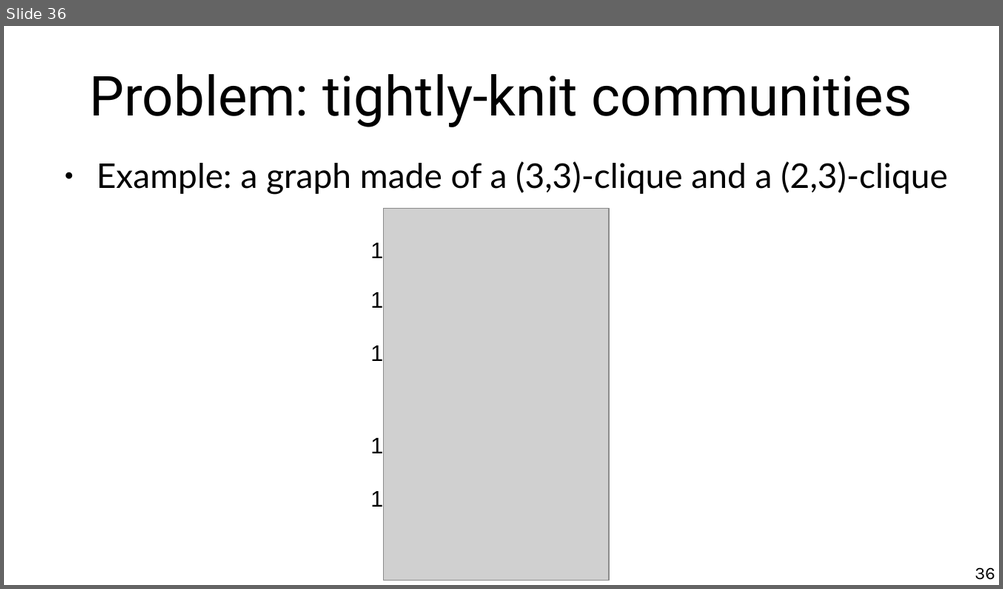
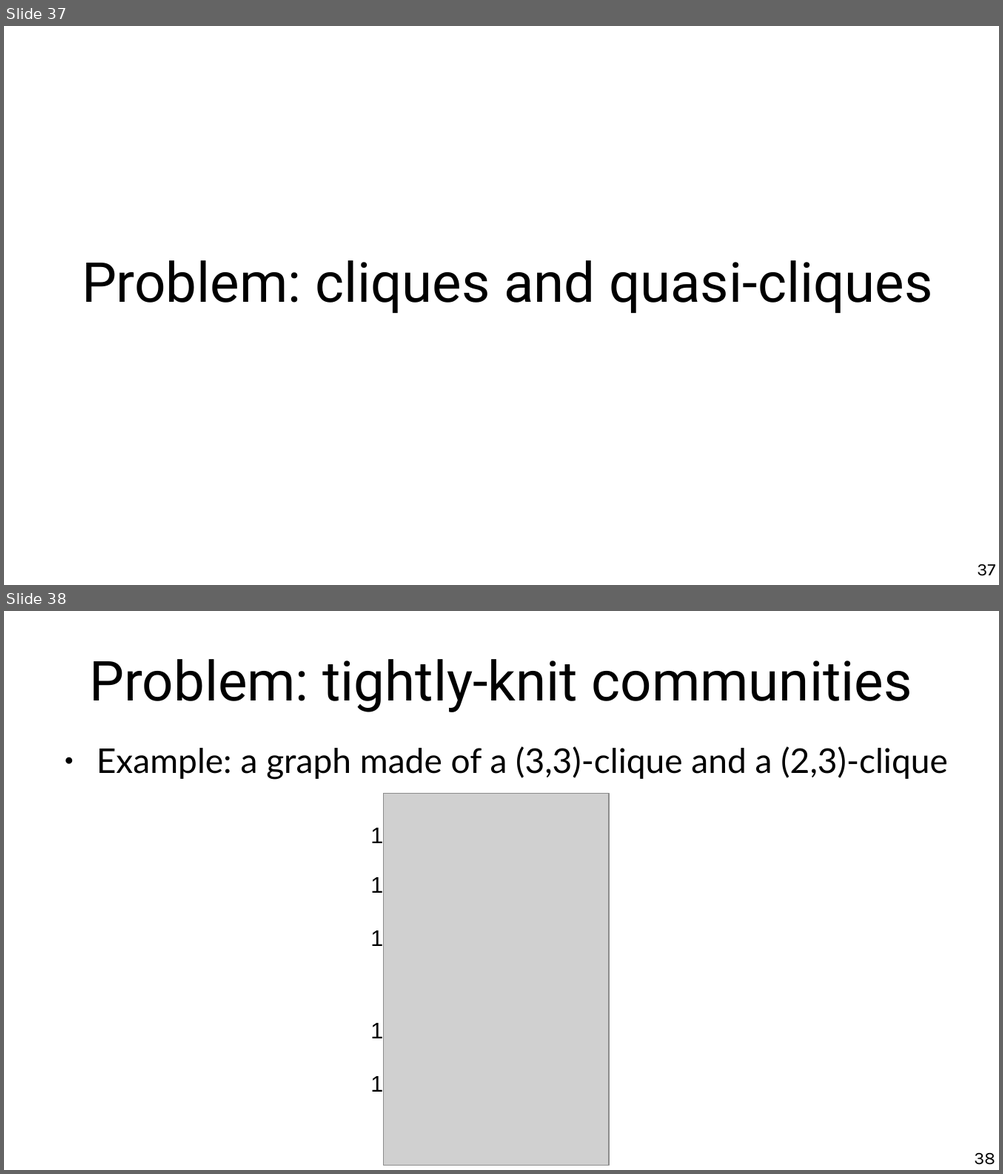
Before and after one commit to chatox/networks-science-course, a slide deck: theory/odp/tt08-hubs_authorities.odp. Shown one above the other, each under a label of ours: slide 36 before the commit, slides 37 and 38 after it. The pictures are 1003x589 and 1003x1174 pixels, drawn with LibreOffice and Linux fonts; fonts in the diff are those of the drawing; grey boxes stand for pictures. Boxes give left, top, right and bottom in pixels: in the first picture for what was removed or moved away, otherwise in the second. Text is boxed around its words. In the diff, an @@ line names an element or a change of style, - is before the commit and + after.

```diff
--- a/theory/odp/tt08-hubs_authorities.odp
+++ b/theory/odp/tt08-hubs_authorities.odp
@@ slide 37 added at (4,26,999,585), background #FFFFFF @@
@@ title added at (82,261,932,313), 44 pt, text #000000 @@
+Problem: cliques and quasi-cliques
@@ page number added at (976,565,995,577), 14 pt, text #000000 @@
+37
@@ what was slide 36 is now slide 38 @@
@@ page number at (973,1153,995,1165): text changed @@
-36
+38
```
Also in this commit, not shown: 4 slides changed, 2 other slides added, 3 other files.
